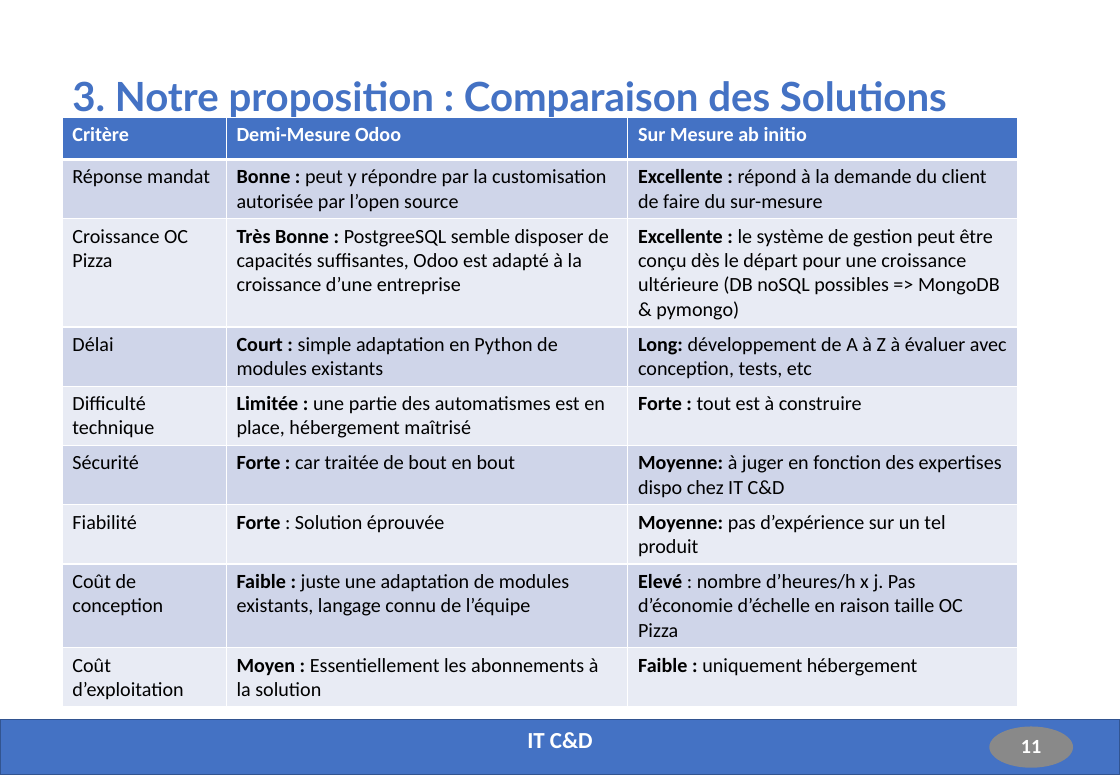
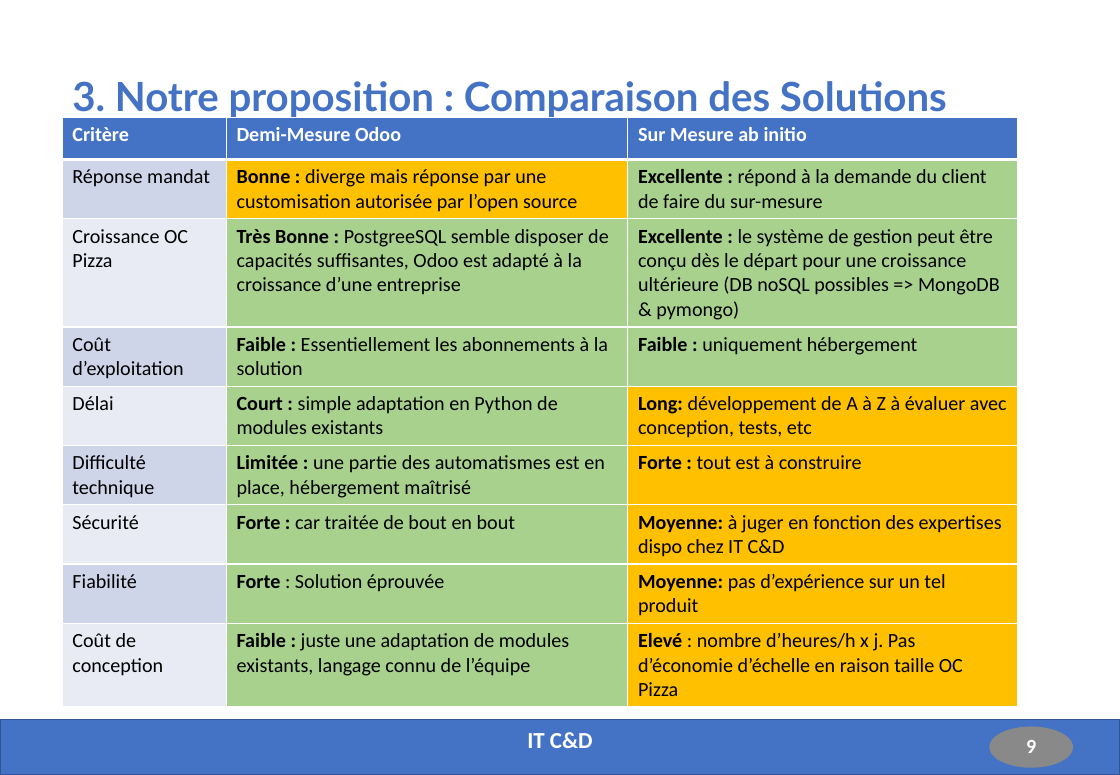
Before and after one commit to Fabrice-64/OC_Project_4, a slide deck: slide 9 of Solution_Fonctionnelle_Technique_Projet_4.pptx (slide 11 before the commit). Drawn at 1120x775 pixels with LibreOffice and Linux fonts; fonts in the diff are those of the drawing. Boxes give left, top, right and bottom in pixels: in the first picture for what was removed or moved away, otherwise in the second. Text is boxed around its words. In the diff, an @@ line names an element or a change of style, - is before the commit and + after.

```diff
--- a/Solution_Fonctionnelle_Technique_Projet_4.pptx
+++ b/Solution_Fonctionnelle_Technique_Projet_4.pptx
@@ table at bbox=[62, 118, 1018, 701] @@
-row 2, column 2: Bonne : peut y répondre par la customisation autorisée par l’open source
+row 2, column 2: Bonne : diverge mais réponse par une customisation autorisée par l’open source
+row 4: Coût d’exploitation | Faible : Essentiellement les abonnements à la solution | Faible : uniquement hébergement
-row 9: Coût d’exploitation | Moyen : Essentiellement les abonnements à la solution | Faible : uniquement hébergement
@@ fill #CFD5EA to #FFC000 in 3 cells @@
@@ fill #CFD5EA to #A9D18E in 5 cells @@
@@ fill #E9EBF5 to #A9D18E in 5 cells @@
@@ fill #E9EBF5 to #FFC000 in 3 cells @@
@@ page number at bbox=[1026, 740, 1036, 753]: text changed @@
-11
+9
```
Also in this commit, not shown: 9 other slides changed, 2 slides added.
